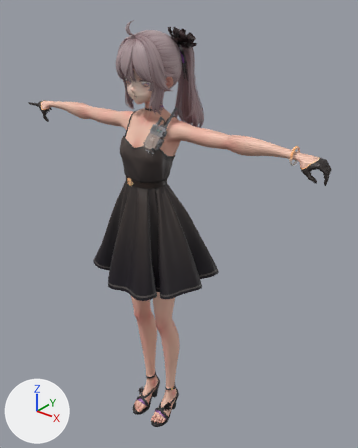
The glTF model unity/Assets/Authored/cheyanne/maiden_debut/model.gltf, before and after one commit.
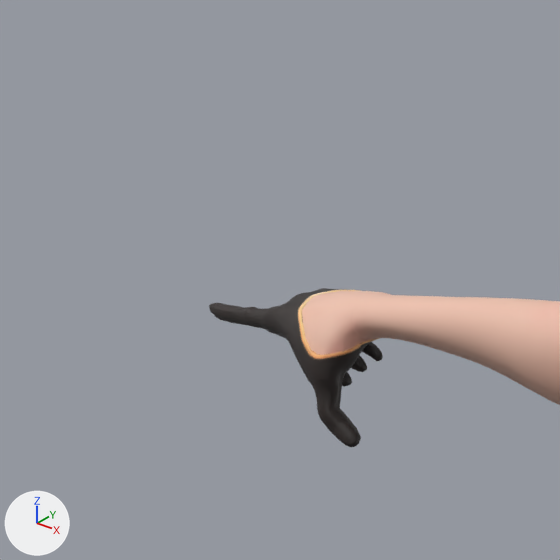
Each version appears first whole from a 50 mm camera at (1.165, -1.29, 1.809) aimed at (0.037, 0.12, 0.935), and next in a close-up on the part from 0% to 21% of the width and 14% to 31% of the height. Every picture has the same lights, and +X, +Y and +Z are marked at lower left. The first two pictures are the older version. Objects named as collision shapes, trigger or cutter boxes, shadow casters or lower levels of detail are left out. Vertices at exactly the same position are counted once.

The first close-up shows 'cheyanne_maiden_debut_LOD0'.
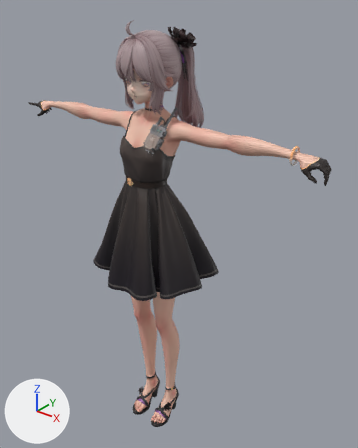
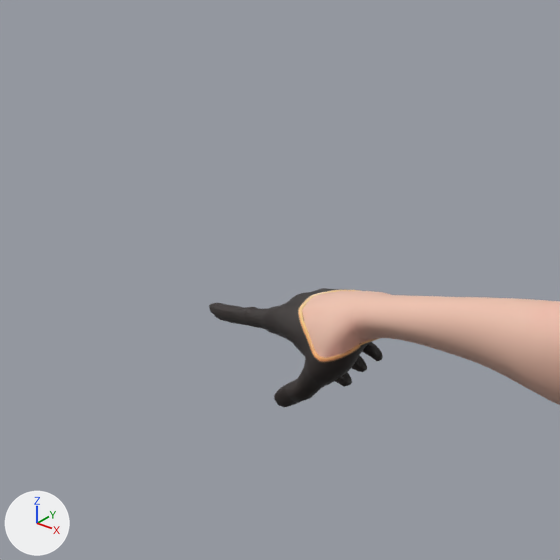
Scene script edits in JSON lines:
```json
{"block": "me_cheyanne_maiden_debut_lod0", "where": "# used by ob_cheyanne_maiden_debut_lod0; location = (0.0, 0.0, 0.0)"}
{"op": "remove", "block": "me_cheyanne_maiden_debut_lod0", "code": "me_cheyanne_maiden_debut_lod0.from_pydata(...)  # 31483 vertices, 59022 faces; spans x -0.71..0.67, y -0.19..0.24, z 0.0..1.7"}
{"op": "add", "block": "me_cheyanne_maiden_debut_lod0", "code": "me_cheyanne_maiden_debut_lod0.from_pydata(...)  # 31484 vertices, 59022 faces; spans x -0.71..0.67, y -0.19..0.24, z 0.0..1.7"}
{"block": "me_cheyanne_maiden_debut_lod0", "change": "me_cheyanne_maiden_debut_lod0 part 1: 20 vertices moved within x -0.61..-0.58, y -0.01..0.04, z 1.31..1.34; 145 vertices removed from x -0.62..-0.57, y -0.01..0.03, z 1.28..1.34; 146 vertices added at x -0.64..-0.58, y -0.01..0.03, z 1.29..1.34"}
{"block": "me_cheyanne_maiden_debut_lod0", "change": "other edits to the shape of me_cheyanne_maiden_debut_lod0 do not show in these pictures"}
```

Location of each change, (x1, y1, x2, y2) in pixels of the close-ups (560 x 560 px; the box of a moved part takes in the faces that stretch with it):
```json
{"object": "cheyanne_maiden_debut_LOD0", "change": "reshaped", "before": [209, 288, 560, 447], "after": [209, 288, 560, 407]}
{"part": 1, "of": "me_cheyanne_maiden_debut_lod0", "change": "moved or reshaped", "before": [291, 309, 372, 447], "after": [274, 309, 372, 407]}
```
